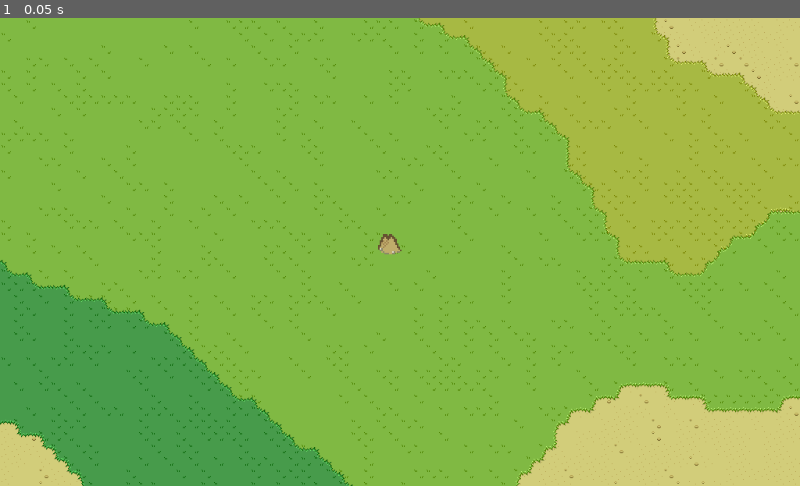
Above: before the commit, frame 1.
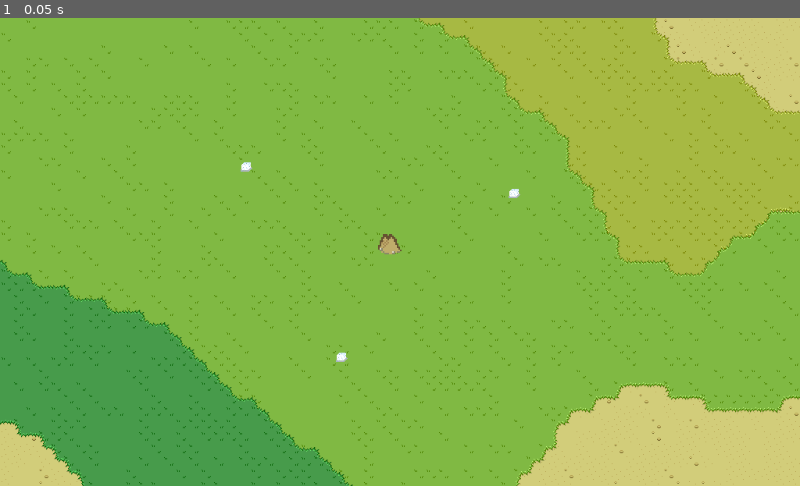
Above: after the commit, the same moment.

Repository: elmartirta/gmtk-game-jam-2020
Game: Godot game, scene res://Main.tscn
Two runs of this game, one before a commit and one after it. Both use one fixed random seed, a clock stepped at 60 frames per second and the inputs below.
Inputs:
- Up to frame 1 (0.05 s): no input

The runs differ from the first frame. In frame 1, less than 0.1% of the frame differs, in the area x 30-65%, y 30-74%.

Commit message:
scout can enter charge state and set up navigation2d

Diff:
--- a/Anthill/Main.tscn
+++ b/Anthill/Main.tscn
@@ -1,7 +1,9 @@
-[gd_scene load_steps=7 format=2]
+[gd_scene load_steps=9 format=2]
 
 [ext_resource path="res://World/Anthill/Anthill.tscn" type="PackedScene" id=1]
 [ext_resource path="res://World/grassTileset.png" type="Texture" id=2]
+[ext_resource path="res://World/Doodads/Sugar.tscn" type="PackedScene" id=3]
+[ext_resource path="res://Navigation2D.gd" type="Script" id=4]
 
 [sub_resource type="TileSet" id=1]
 0/name = "Dirt"
@@ -175,5 +177,17 @@
 format = 1
 tile_data = PoolIntArray( 1310719, 0, 4, 1245184, 0, 5, 1376255, 0, 65539, 1310720, 0, 131073, 1310721, 0, 131074, 1310 …(5783 unchanged characters)…
 
-[node name="Anthill" parent="." instance=ExtResource( 1 )]
+[node name="Navigation2D" type="Navigation2D" parent="."]
+script = ExtResource( 4 )
+
+[node name="Anthill" parent="Navigation2D" instance=ExtResource( 1 )]
 position = Vector2( 497.467, 288.992 )
+
+[node name="Sugar" parent="Navigation2D" instance=ExtResource( 3 )]
+position = Vector2( 315.108, 190.539 )
+
+[node name="Sugar2" parent="Navigation2D" instance=ExtResource( 3 )]
+position = Vector2( 657.894, 225.359 )
+
+[node name="Sugar3" parent="Navigation2D" instance=ExtResource( 3 )]
+position = Vector2( 437.366, 435.055 )
--- /dev/null
+++ b/Anthill/Navigation2D.gd
@@ -0,0 +1,5 @@
+extends Navigation2D
+
+
+func get_path():
+	pass
--- a/Anthill/World/Ants/Ants.gd
+++ b/Anthill/World/Ants/Ants.gd
@@ -41,7 +41,8 @@
 	choose_direction()
 
 func set_state_charge():
-	pass
+	state = CHARGE
+	timer.stop()
 
 func set_state_return():
 	pass
--- a/Anthill/World/Ants/Scout.gd
+++ b/Anthill/World/Ants/Scout.gd
@@ -1 +1,6 @@
 extends "res://World/Ants/Ants.gd"
+
+
+func _on_Detection_body_entered(body):
+	set_state_charge()
+	print("Anthony found food!")
--- a/Anthill/World/Ants/Scout.tscn
+++ b/Anthill/World/Ants/Scout.tscn
@@ -8,10 +8,14 @@
 
 [node name="Scout" instance=ExtResource( 1 )]
 script = ExtResource( 2 )
+SPEED = 30
 MIN_TIME = 1
 MAX_TIME = 5
 
 [node name="Detection" type="Area2D" parent="." index="3"]
+collision_layer = 0
+collision_mask = 2
 
 [node name="CollisionShape2D" type="CollisionShape2D" parent="Detection" index="0"]
 shape = SubResource( 1 )
+[connection signal="body_entered" from="Detection" to="." method="_on_Detection_body_entered"]
